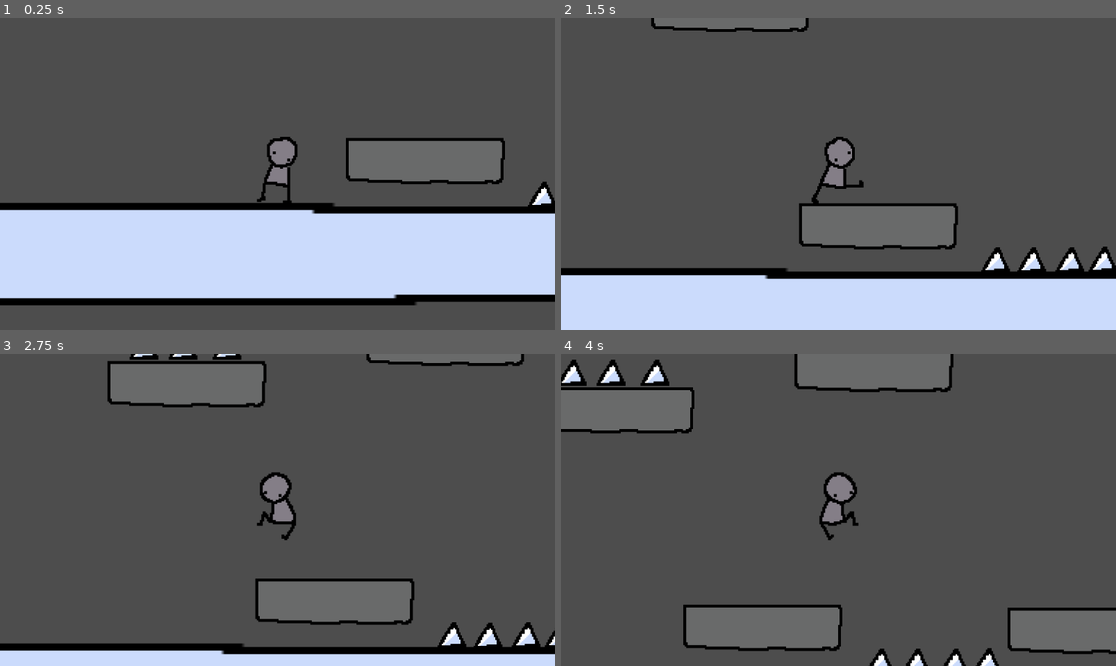
Above: before the commit, frames 1-4 (two rows, left to right).
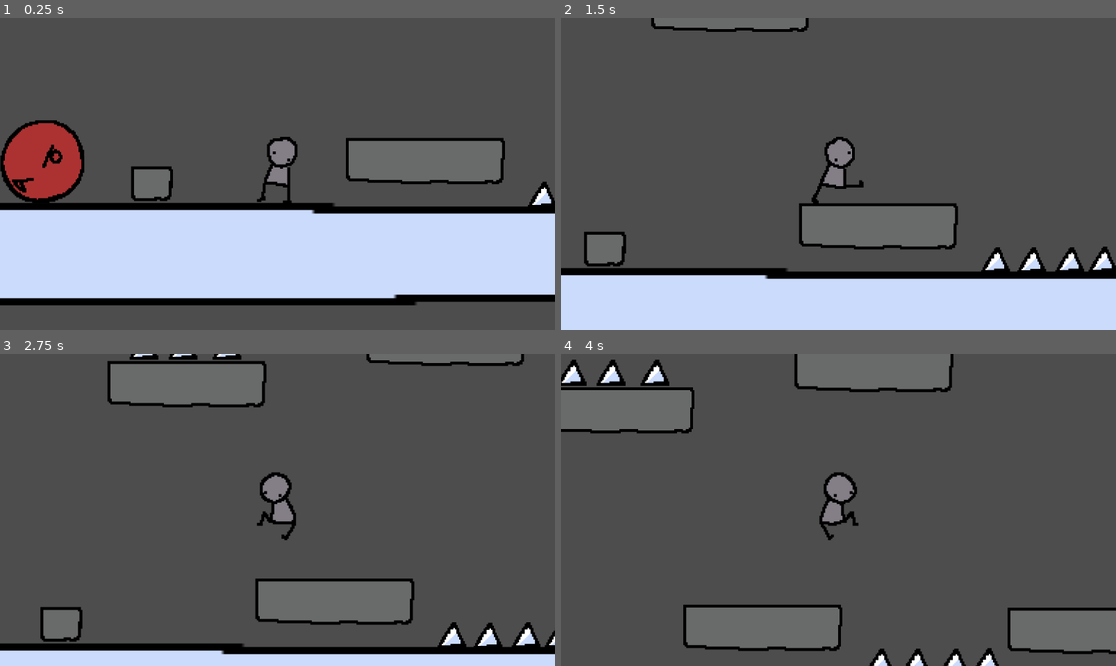
Above: after the commit, the same moments.

Repository: Helia8/platform
Game: Godot game, scene res://scenes/Level/Level1.tscn
Same seed, same stepped clock (60 frames per second), same inputs: the game is played once before the commit and once after it.
Inputs:
- Up to frame 1 (0.25 s): no input
- Up to frame 2 (1.5 s): tap Enter (ui_accept) at 0.5, 0.77 s; hold Right (ui_right) from 0.53 s (still down)
- Up to frame 3 (2.75 s): tap Enter (ui_accept) at 1.52 s; release Right (ui_right) at 2.03 s; hold Left (ui_left) from 2.03 s (still down)
- Up to frame 4 (4 s): release Left (ui_left) at 2.78 s; hold Right (ui_right) from 2.78 s (still down); tap Enter (ui_accept) at 3.02, 3.77 s

The runs differ from the first frame. In frame 1, 4.1% of the frame differs, in the area x 0-32%, y 32-60%; in frame 2, 0.8%; in frame 3, 0.8%; in frame 4, nothing differs.

Commit message:
feat: ennemy kill + iframes

Diff:
--- a/scenes/Ennemies/BasicEnnemy.tscn
+++ b/scenes/Ennemies/BasicEnnemy.tscn
@@ -11,7 +11,7 @@
 [ext_resource type="Texture2D" uid="uid://fxgff0k1tgws" path="res://assets/anims/enemies/enemy_ball8.png" id="9_mcof8"]
 
 [sub_resource type="CircleShape2D" id="CircleShape2D_ud4je"]
-radius = 143.03146
+radius = 119.0042
 
 [sub_resource type="SpriteFrames" id="SpriteFrames_4uoob"]
 animations = [{
@@ -48,6 +48,9 @@
 [sub_resource type="CircleShape2D" id="CircleShape2D_06wfx"]
 radius = 135.0
 
+[sub_resource type="RectangleShape2D" id="RectangleShape2D_06wfx"]
+size = Vector2(205, 56)
+
 [node name="BasicEnnemy" type="CharacterBody2D" unique_id=1010090589]
 script = ExtResource("1_ud4je")
 
@@ -68,4 +71,11 @@
 [node name="EnnemyCollision" type="CollisionShape2D" parent="." unique_id=2092200608]
 shape = SubResource("CircleShape2D_06wfx")
 
+[node name="EnnemyHurtbox" type="Area2D" parent="." unique_id=1072736950]
+
+[node name="HurtboxCollision" type="CollisionShape2D" parent="EnnemyHurtbox" unique_id=938179199]
+position = Vector2(2.5, -117)
+shape = SubResource("RectangleShape2D_06wfx")
+
 [connection signal="body_entered" from="EnnemyArea" to="." method="_on_ennemy_area_body_entered"]
+[connection signal="body_entered" from="EnnemyHurtbox" to="." method="_on_ennemy_hurtbox_body_entered"]
--- a/scenes/Level/Level1.tscn
+++ b/scenes/Level/Level1.tscn
@@ -257,6 +257,12 @@
 [node name="CoinPickup" parent="." unique_id=488724526 instance=ExtResource("10_a7ub4")]
 position = Vector2(660, 183)
 
+[node name="BasicEnnemy2" parent="." unique_id=1010090589 instance=ExtResource("6_7s6sr")]
+position = Vector2(-607, 342)
+
+[node name="SquarePlatform16" parent="." unique_id=1847896861 instance=ExtResource("8_s5y6n")]
+position = Vector2(-327, 356)
+
 [connection signal="body_entered" from="MovingPlatform/PlatformBody/TriggerArea" to="MovingPlatform" method="_on_trigger_area_body_entered"]
 [connection signal="body_exited" from="MovingPlatform/PlatformBody/TriggerArea" to="MovingPlatform" method="_on_trigger_area_body_exited"]
 [connection signal="body_entered" from="MovingPlatform2/PlatformBody/TriggerArea" to="MovingPlatform2" method="_on_trigger_area_body_entered"]
--- a/src/Ennemies/basic_ennemy.gd
+++ b/src/Ennemies/basic_ennemy.gd
@@ -22,8 +22,8 @@
 	anim.play("walk")
 
 func random_wander():
-		wander_timer = 0
-		dir = randi() % 2
+	wander_timer = 0
+	dir = randi() % 2
 
 
 func _physics_process(delta: float) -> void:
@@ -38,3 +38,13 @@
 		anim.flip_h = false
 	move_and_slide()
 	_update_animation()
+
+
+
+
+
+func _on_ennemy_hurtbox_body_entered(body: Node2D) -> void:
+	if (body.is_in_group("player")):
+		body.add_iseconds(1)
+		queue_free()
+pass # Replace with function body.
--- a/src/Pickups/coin_pickup.gd
+++ b/src/Pickups/coin_pickup.gd
@@ -5,5 +5,6 @@
 func _on_coin_area_body_entered(body: Node2D) -> void:
 	if body.is_in_group("player"):
 		body.pickup_coin()
+		#anim.visible = false
 		queue_free()
 	pass # Replace with function body.
--- a/src/Platforms/moving_platform_with_trigger.gd
+++ b/src/Platforms/moving_platform_with_trigger.gd
@@ -12,7 +12,6 @@
 func _process(delta: float):
 	time_since_left += delta
 	if (player_left && time_since_left > idle_time_midpath && not go_back):
-		print("go back")
 		go_back = true
 		pass
 	pass
@@ -35,9 +34,7 @@
 	pass
 
 func _on_trigger_area_body_entered(body: Node2D) -> void:
-	print("dosd")
 	if (body.is_in_group("player")):
-		print("moving")
 		go_back = false
 		player_left = false
 		moving = true
@@ -46,7 +43,6 @@
 
 func _on_trigger_area_body_exited(body: Node2D) -> void:
 	if (body.is_in_group("player")):
-		print("player left")
 		player_left = true
 		time_since_left = 0
 	pass # Replace with function body.
--- a/src/player.gd
+++ b/src/player.gd
@@ -7,6 +7,7 @@
 @onready var deathScreen: Node2D = $DeathScreen
 @onready var anim: AnimatedSprite2D = $PlayerAnim
 @onready var playerSprite: Sprite2D = $Player
+var iseconds: float = 0
 var running = true
 var platVel: Vector2 = Vector2.ZERO
 func _physics_process(delta: float) -> void:
@@ -44,6 +45,10 @@
 		anim.play("idle")
 
 func _process(delta: float) -> void:
+	if iseconds > 0:
+		iseconds -= delta
+	else:
+		iseconds = 0
 	if not running:
 		return
 	if hp <= 0:
@@ -52,6 +57,8 @@
 		queue_free()
 
 func hit() -> void:
+	if (iseconds > 0):
+		return
 	hp -= 1
 	print("Player hit!")
 	if (hp <= 0):
@@ -66,3 +73,6 @@
 
 func pickup_coin():
 	print("picked up coin")
+
+func add_iseconds(nb :float):
+	iseconds += nb;
